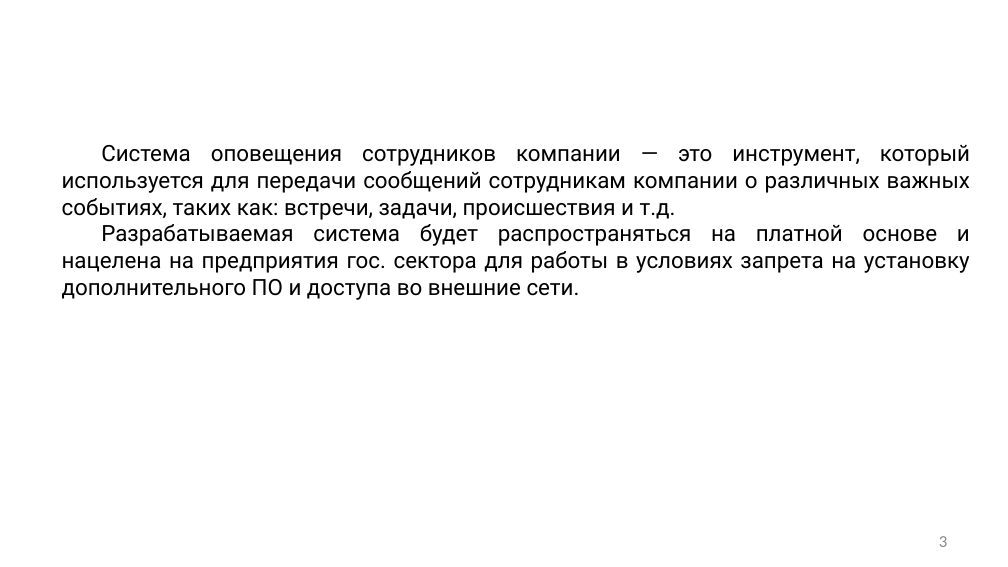
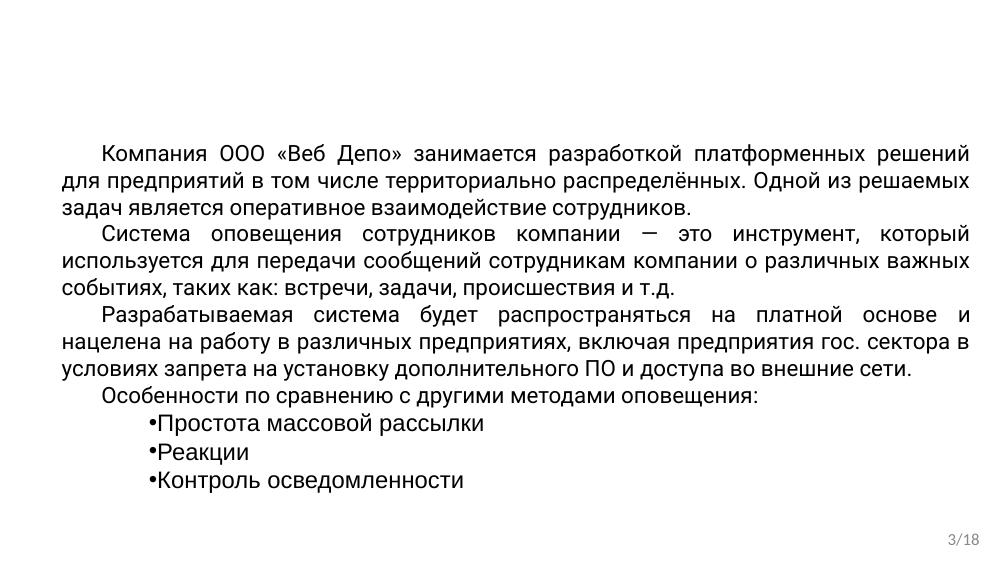
Before and after one commit to VladMexon/DiplomaProject, a slide deck: slide 3 of РИС-20-2б-Мехоношин-ВА-ПП.pptx. Drawn at 1008x567 pixels with LibreOffice and Linux fonts; fonts in the diff are those of the drawing; background and template pictures are left out. Boxes give left, top, right and bottom in pixels: in the first picture for what was removed or moved away, otherwise in the second. Text is boxed around its words. In the diff, an @@ line names an element or a change of style, - is before the commit and + after.

```diff
--- a/РИС-20-2б-Мехоношин-ВА-ПП.pptx
+++ b/РИС-20-2б-Мехоношин-ВА-ПП.pptx
@@ text at [62, 144, 970, 220]: paragraph added @@
+Компания ООО «Веб Депо» занимается разработкой платформенных решений для предприятий в том числе территориально распределённых. Одной из решаемых задач является оперативное взаимодействие сотрудников.
@@ text at [62, 305, 971, 493]: text changed @@
-Разрабатываемая система будет распространяться на платной основе и нацелена на предприятия гос. сектора для работы в условиях запрета на установку дополнительного ПО и доступа во внешние сети.
+Разрабатываемая система будет распространяться на платной основе и нацелена на работу в различных предприятиях, включая предприятия гос. сектора в условиях запрета на установку дополнительного ПО и доступа во внешние сети.
+Особенности по сравнению с другими методами оповещения:
+• Простота массовой рассылки
+• Реакции
+• Контроль осведомленности
@@ page number at [948, 533, 980, 546]: text changed @@
-3
+3/18
```
Also in this commit, not shown: 5 other slides changed, 2 slides added, 4 other files.
